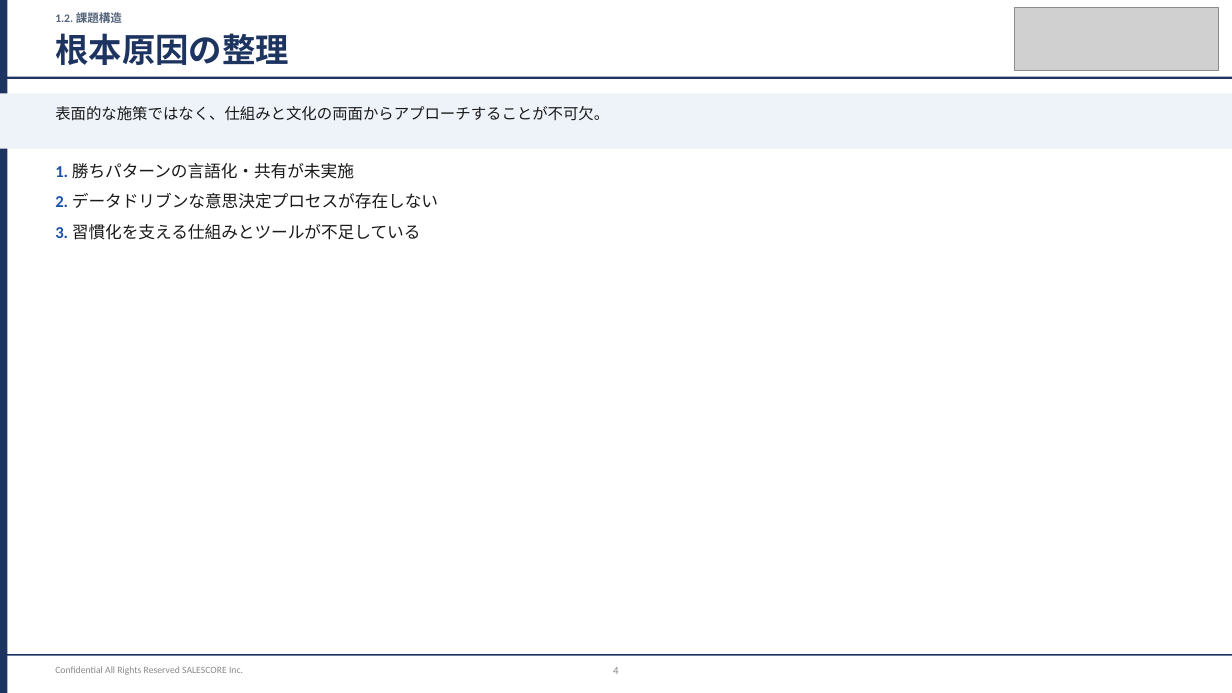
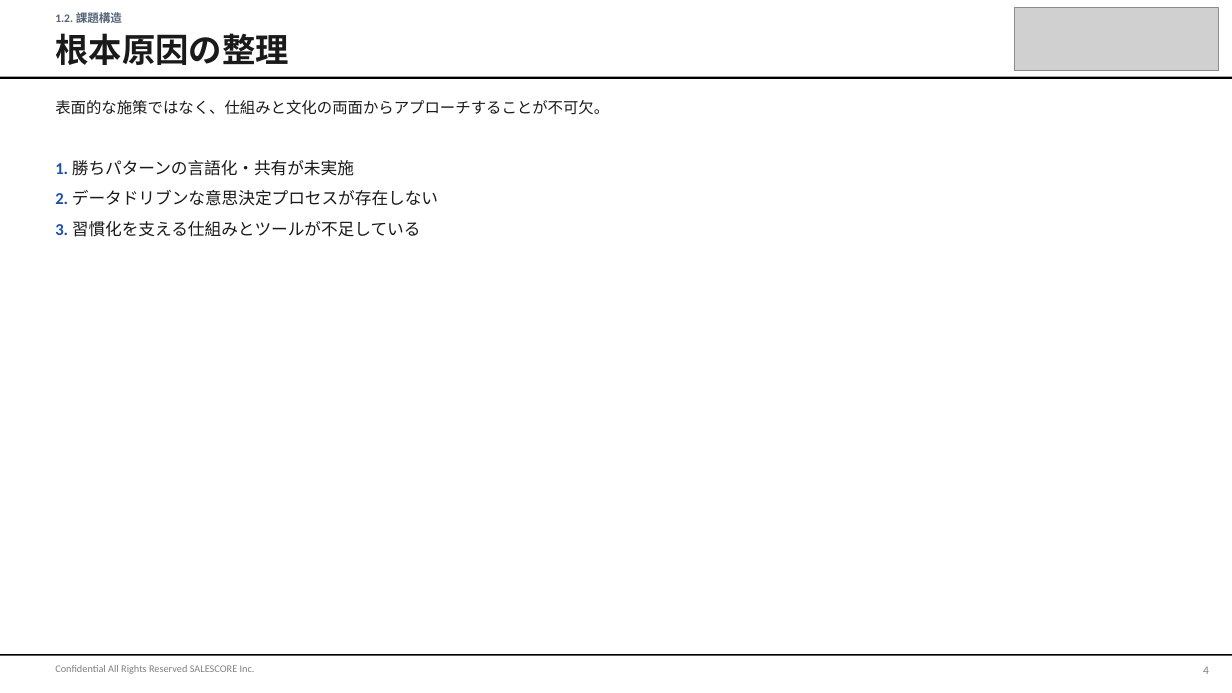
Before and after one commit to shintanagami-netizen/-, a slide deck: slide 4 of test_output.pptx. Drawn at 1232x693 pixels with LibreOffice and Linux fonts; fonts in the diff are those of the drawing; grey boxes stand for pictures. Boxes give left, top, right and bottom in pixels: in the first picture for what was removed or moved away, otherwise in the second. Text is boxed around its words. In the diff, an @@ line names an element or a change of style, - is before the commit and + after.

```diff
--- a/test_output.pptx
+++ b/test_output.pptx
@@ rectangle removed at [0, 0, 7, 693] @@
@@ text "根本原因の整理" at [55, 33, 289, 65]: text colour #1D3461 to #1A1A1A @@
@@ rectangle at [0, 77, 1232, 79]: fill #1D3461 to #000000 @@
@@ rectangle removed at [0, 93, 1232, 149] @@
@@ text "表面的な施策ではなく、仕組みと文化の両面からアプローチすることが不可欠。": place and size @@
-text "表面的な施策ではなく、仕組みと文化の両面からアプローチすることが不可欠。" at [55, 106, 609, 121]
+text "表面的な施策ではなく、仕組みと文化の両面からアプローチすることが不可欠。" at [55, 100, 609, 115]
@@ rectangle at [0, 654, 1232, 656]: fill #1D3461 to #000000 @@
@@ text "Confidential All Rights Reserved SALESCORE ..." at [55, 665, 255, 674]: size 7.5 to 8 pt, text colour #888888 to #808080 @@
@@ text "4": place and size @@
-text "4" at [613, 667, 619, 674]
+text "4" at [1203, 667, 1209, 674]
@@ text "4" at [1203, 667, 1209, 674]: size 8.5 to 9 pt, text colour #888888 to #808080; alignment centre to right @@
```
Also in this commit, not shown: 5 other slides changed, 1 other file.
